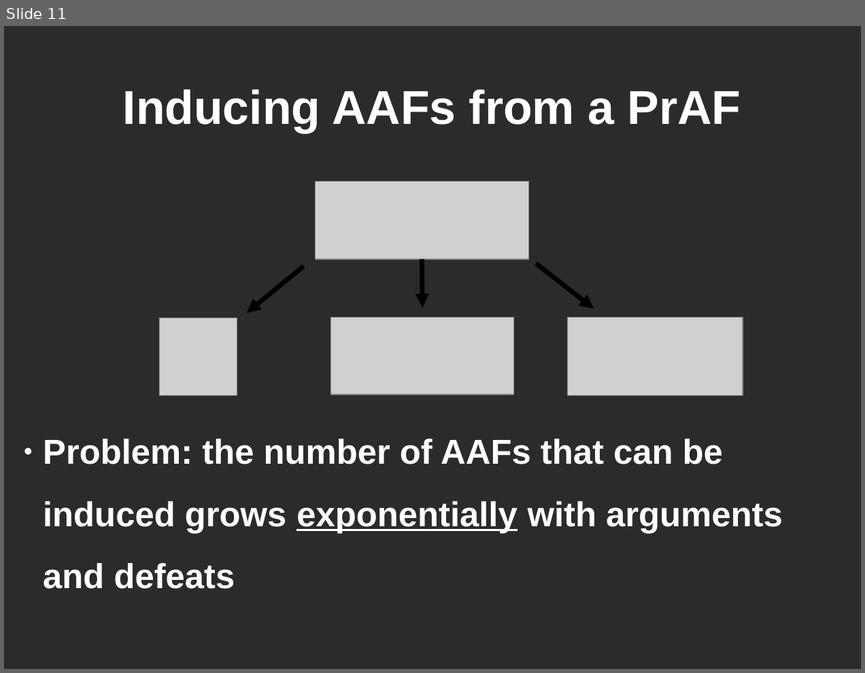
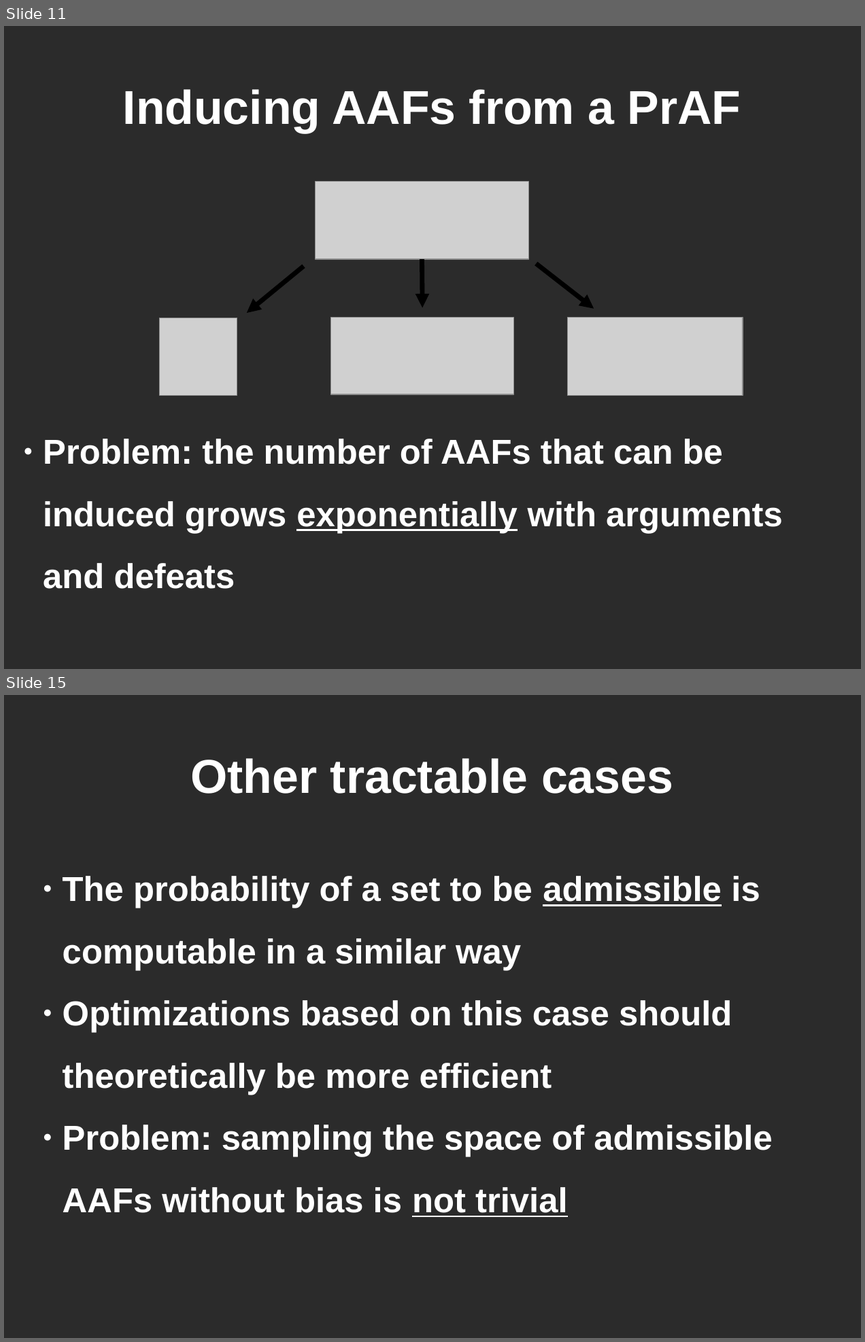
Before and after one commit to lethalman/thesis, a slide deck: doc/summary.odp. Shown one above the other, each under a label of ours: slide 11 before the commit, slides 11 and 15 after it; the slides between them are not shown. The pictures are 865x673 and 865x1342 pixels, drawn with LibreOffice and Linux fonts; fonts in the diff are those of the drawing; grey boxes stand for pictures; background and template pictures are left out; a plain dark background stands for a picture behind light text. Boxes give left, top, right and bottom in pixels: in the first picture for what was removed or moved away, otherwise in the second. Text is boxed around its words. In the diff, an @@ line names an element or a change of style, - is before the commit and + after.

```diff
--- a/doc/summary.odp
+++ b/doc/summary.odp
@@ slide 15 added at [4, 695, 861, 1338], background picture (left out) @@
@@ title added at [190, 758, 673, 794], 44 pt, text #FFFFFF, bold @@
+Other tractable cases
@@ subtitle added at [62, 876, 772, 1217], 32 pt, text #FFFFFF, bold @@
+● The probability of a set to be admissible is computable in a similar way
+● Optimizations based on this case should
+theoretically be more efficient
+● Problem: sampling the space of admissible
+AAFs without bias is not trivial
```
Also in this commit, not shown: 8 slides changed, 4 other slides added, 7 slides removed, 1 other file.
